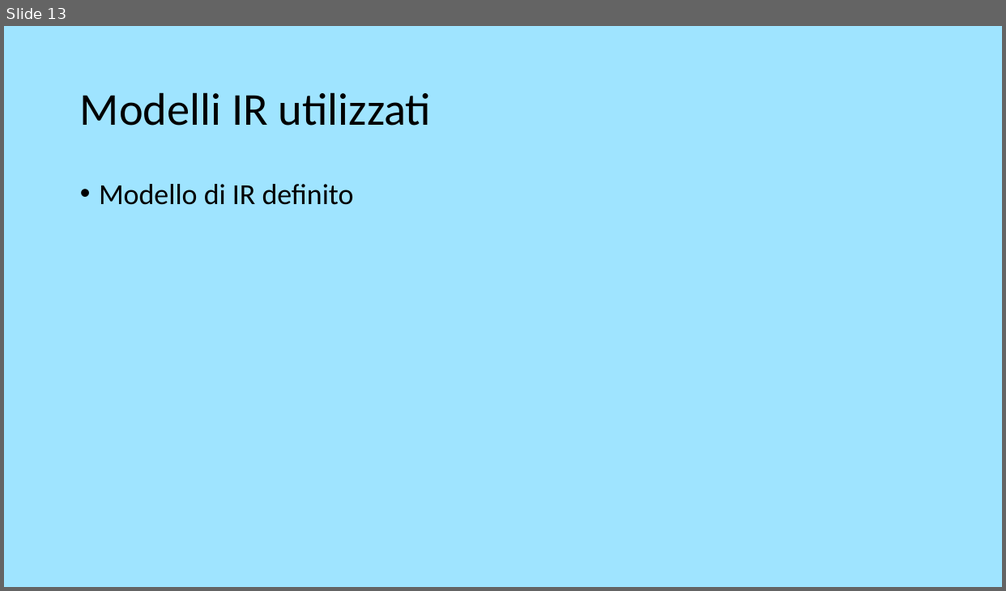
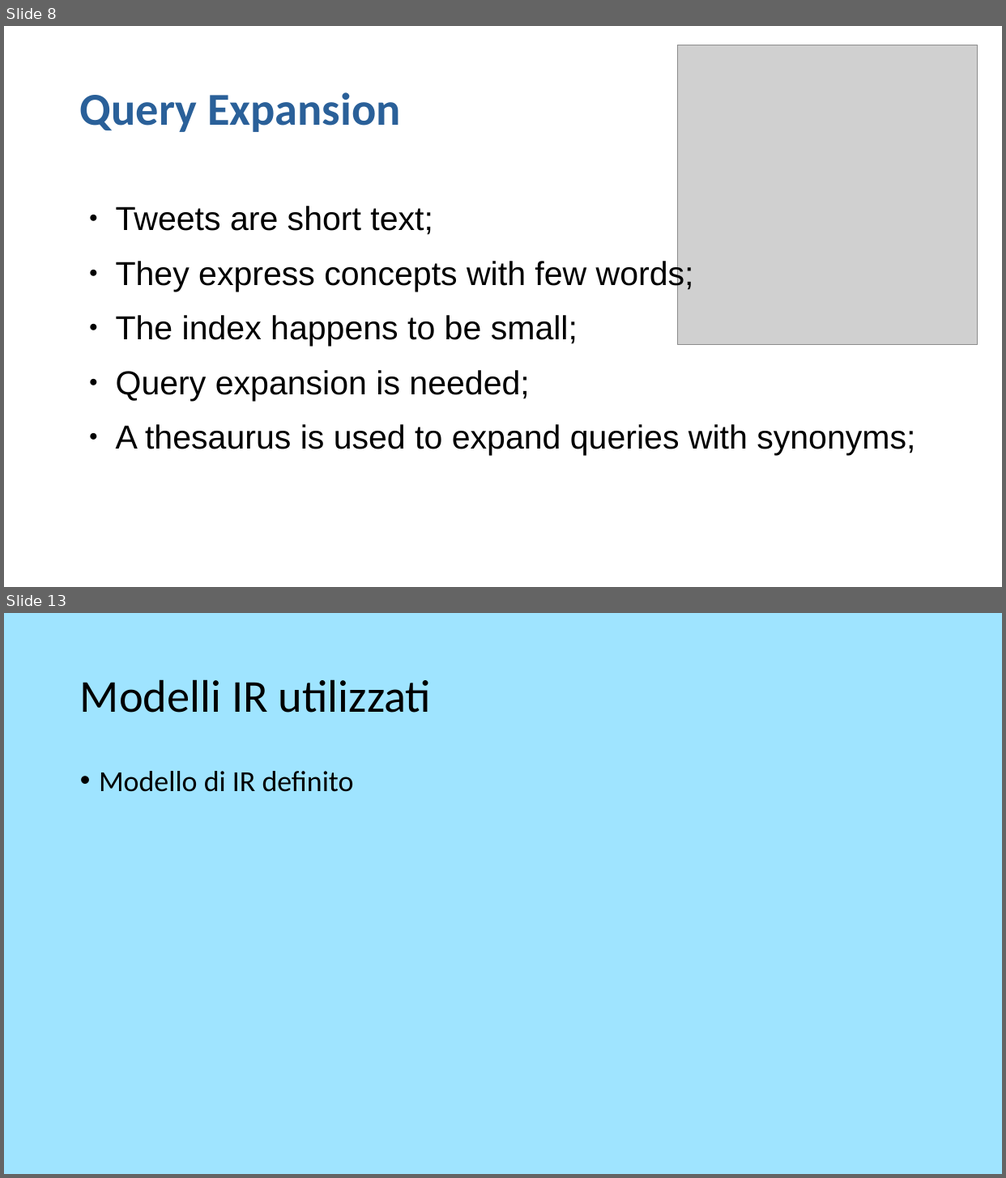
Before and after one commit to theElandor/Progetto3.0, a slide deck: 1PresentazioneGI.odp. Shown one above the other, each under a label of ours: slide 13 before the commit, slides 8 and 13 after it; the slides between them are not shown. The pictures are 1006x591 and 1006x1178 pixels, drawn with LibreOffice and Linux fonts; fonts in the diff are those of the drawing; grey boxes stand for pictures. Boxes give left, top, right and bottom in pixels: in the first picture for what was removed or moved away, otherwise in the second. Text is boxed around its words. In the diff, an @@ line names an element or a change of style, - is before the commit and + after.

```diff
--- a/1PresentazioneGI.odp
+++ b/1PresentazioneGI.odp
@@ slide 8 added at box(4, 26, 1002, 587), background #FFFFFF @@
@@ picture added at box(678, 45, 978, 344) @@
@@ title added at box(80, 92, 401, 132), 44 pt, text #2A6099, bold @@
+Query Expansion
@@ text added at box(116, 206, 915, 456), 32 pt, text #000000 @@
+● Tweets are short text;
+● They express concepts with few words;
+● The index happens to be small;
+● Query expansion is needed;
+● A thesaurus is used to expand queries with synonyms;
```
Also in this commit, not shown: 1 slide changed, 10 other slides added, 14 slides removed, 13 other files.
